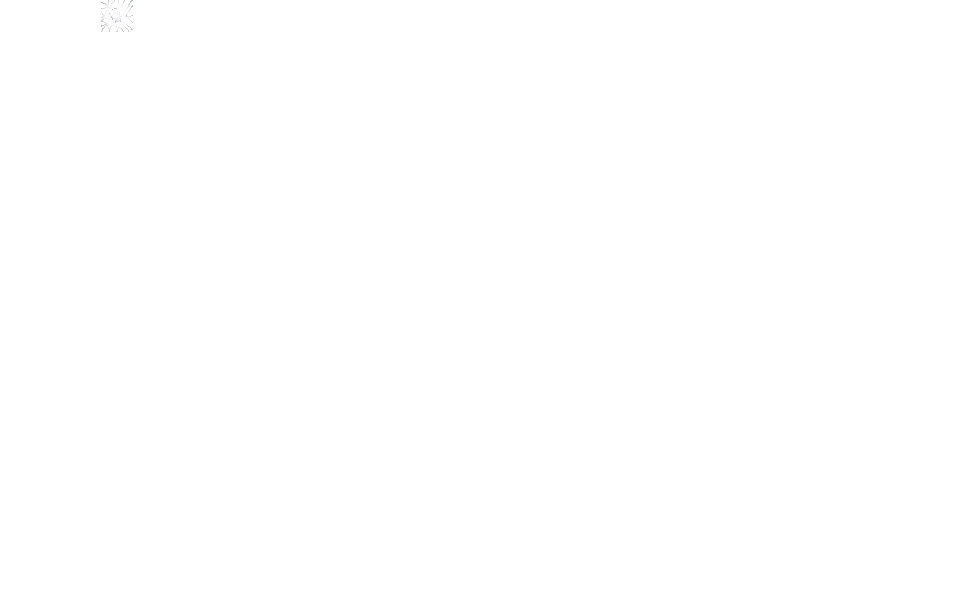
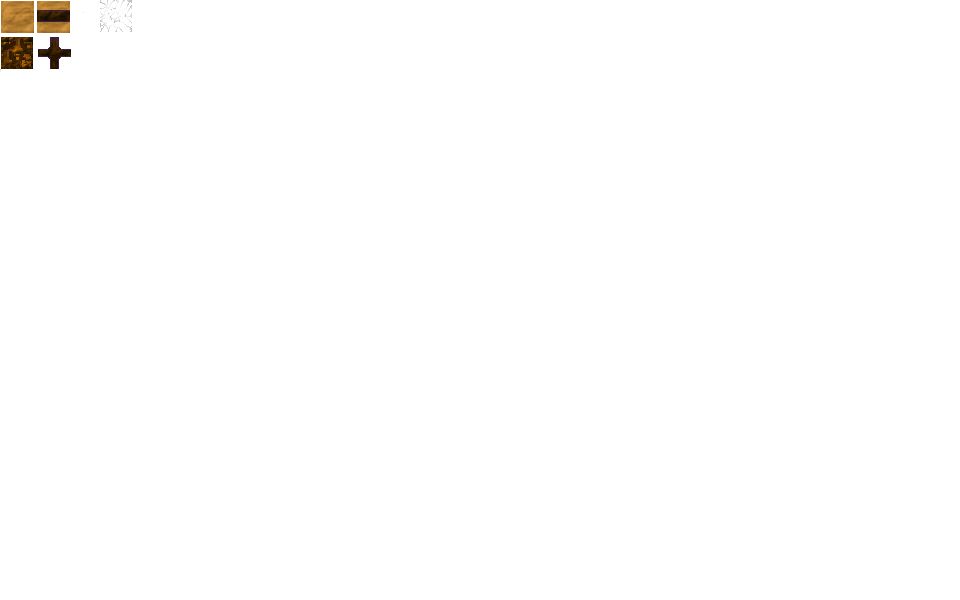
Layer changes from the first (960, 600) image to the second:
removed layer "Layer 6" over [100, 0, 133, 32]
added layer "Layer 14" above "Layer 12" over [0, 0, 133, 73]
added layer "Layer 12" above "Layer 5" over [1, 37, 71, 69]
showed "Layer 5", painted on it over [37, 10, 94, 25]
showed "Layer 4" over [37, 1, 70, 33]
showed "Layer 3" over [1, 1, 34, 33]
